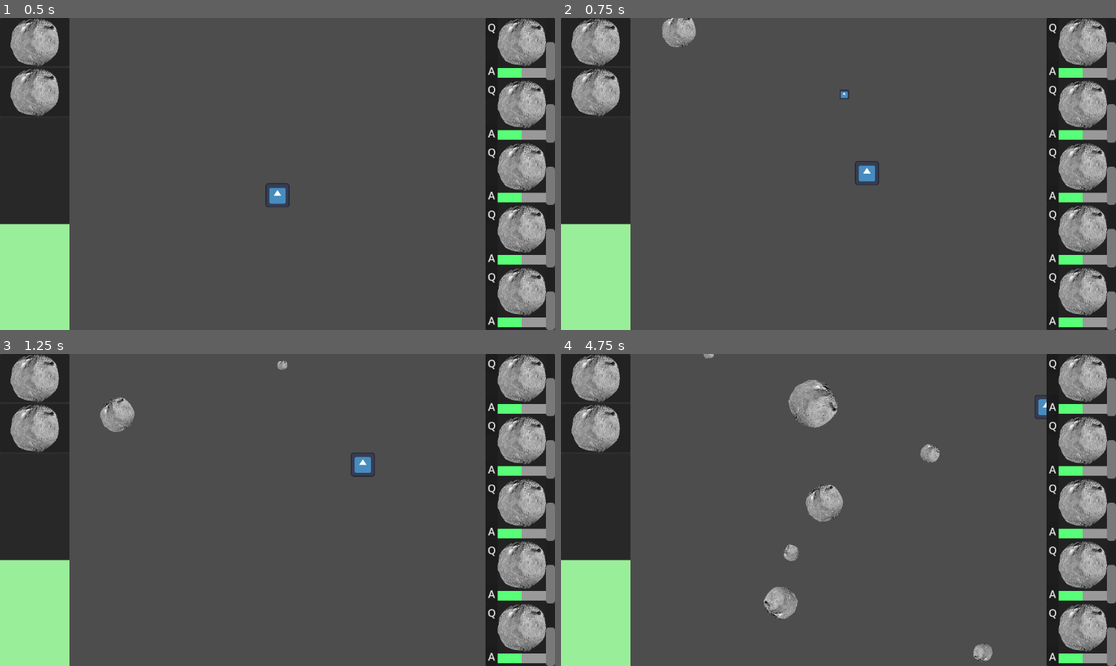
Above: before the commit, frames 1-4 (two rows, left to right).
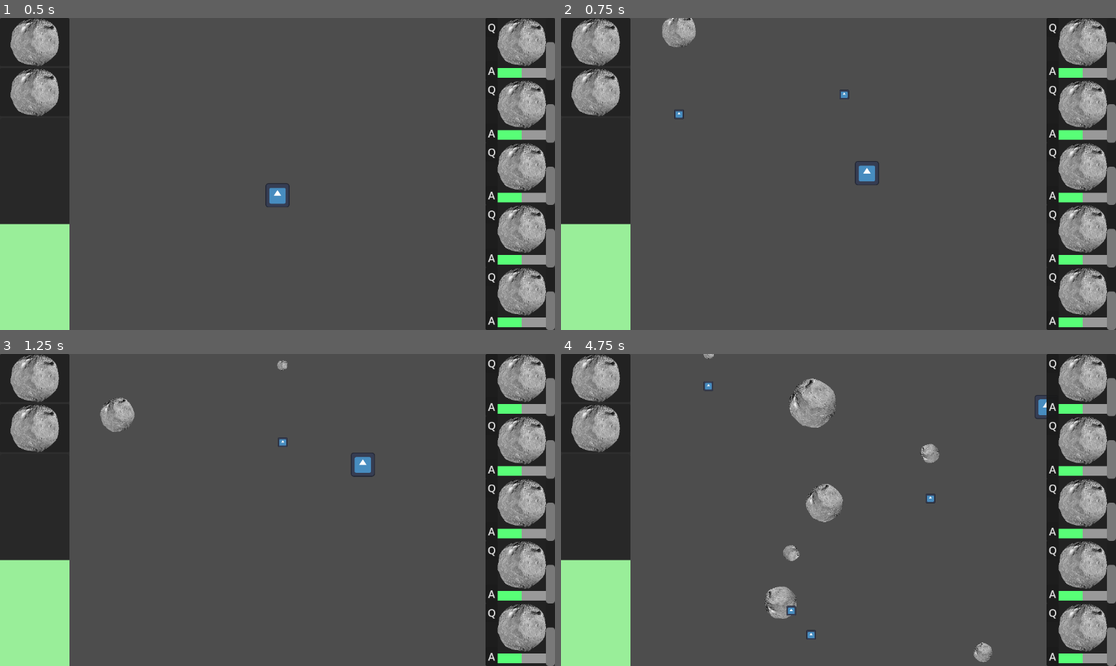
Above: after the commit, the same moments.

Repository: DigitsCodeCompendium/game.MJ198
Game: Godot game, scene res://scenes/game.tscn
The game is run twice, just before and just after one commit, with the same random seed, the same clock (stepped at 60 frames per second) and the same inputs. The engine's default icon, where the game draws it, is replaced by a stand-in: a white triangle on a blue panel in a dark square.
Inputs:
- Up to frame 1 (0.5 s): no input
- Up to frame 2 (0.75 s): click "Q" at 0.5 s
- Up to frame 3 (1.25 s): no input
- Up to frame 4 (4.75 s): click "A" at 1.25 s; click "Q" at 2 s; click "A" at 2.75 s; click "Q" at 3.5 s; click "A" at 4.25 s

Frame 1 is identical in both runs. In frame 2, less than 0.1% of the frame differs, in the area x 18-25%, y 0-33%; in frame 3, 0.2%; in frame 4, 1.5%, in the area x 25-78%, y 1-99%.

Commit message:
weapons now dont all share the same state

Diff:
--- a/project.godot
+++ b/project.godot
@@ -77,6 +77,11 @@
 "events": [Object(InputEventKey,"resource_local_to_scene":false,"resource_name":"","device":-1,"window_id":0,"alt_press …(191 unchanged characters)…
 ]
 }
+escape={
+"deadzone": 0.2,
+"events": [Object(InputEventKey,"resource_local_to_scene":false,"resource_name":"","device":-1,"window_id":0,"alt_pressed":false,"shift_pressed":false,"ctrl_pressed":false,"meta_pressed":false,"pressed":false,"keycode":0,"physical_keycode":4194305,"key_label":0,"unicode":0,"location":0,"echo":false,"script":null)
+]
+}
 
 [rendering]
 
--- a/resources/weapons/basic_gun.tres
+++ /dev/null
@@ -1,8 +0,0 @@
-[gd_resource type="Resource" script_class="BaseWeapon" load_steps=3 format=3 uid="uid://b1xeh35fgd78s"]
-
-[ext_resource type="PackedScene" uid="uid://cfr6dshc1ngsh" path="res://scenes/systems/weapons/basic_bullet.tscn" id="1_nytrh"]
-[ext_resource type="Script" uid="uid://cueeg24waj6we" path="res://scenes/systems/weapons/base_weapon.gd" id="2_n3wyw"]
-
-[resource]
-script = ExtResource("2_n3wyw")
-metadata/_custom_type_script = "uid://cueeg24waj6we"
--- a/resources/weapons/basic_gun_fast.tres
+++ /dev/null
@@ -1,11 +0,0 @@
-[gd_resource type="Resource" script_class="BaseWeapon" load_steps=2 format=3 uid="uid://oi4qn33nbk7i"]
-
-[ext_resource type="Script" uid="uid://cueeg24waj6we" path="res://scenes/systems/weapons/base_weapon.gd" id="2_4irjl"]
-
-[resource]
-script = ExtResource("2_4irjl")
-base_fire_rate = 5
-base_damage = null
-base_projectile_velocity = null
-base_projectile_size = null
-metadata/_custom_type_script = "uid://cueeg24waj6we"
--- /dev/null
+++ b/resources/weapons/basic_player_cannon.tres
@@ -0,0 +1,8 @@
+[gd_resource type="Resource" script_class="CannonWeapon" load_steps=3 format=3 uid="uid://dwg6trya8qcqf"]
+
+[ext_resource type="PackedScene" uid="uid://cfr6dshc1ngsh" path="res://scenes/systems/weapons/cannon/basic_bullet.tscn" id="1_jq2mo"]
+[ext_resource type="Script" uid="uid://ci7we2a0ieoim" path="res://scenes/systems/weapons/cannon/cannon_weapon.gd" id="2_f0xoq"]
+
+[resource]
+script = ExtResource("2_f0xoq")
+metadata/_custom_type_script = "uid://ci7we2a0ieoim"
--- /dev/null
+++ b/scenes/enemies/asteroid_with_gun.gd
@@ -0,0 +1,54 @@
+extends Node2D
+
+var velocity: Vector2
+var ang_velocity: float
+var health: float
+var base_health = 10
+
+# Called when the node enters the scene tree for the first time.
+func _ready() -> void:
+	connect("area_entered",_on_asteroid_collision)
+	$VisibleOnScreenNotifier2D.connect("screen_exited", _on_leave_screen)
+
+func launch(vel:Vector2, pos:Vector2, size:float) -> void:
+	self.position = pos
+	self.velocity = vel
+	self.scale = Vector2(size, size)
+	self.health = self.scale.x * base_health
+	self.ang_velocity = randf_range(-2, 2)
+
+# Called every frame. 'delta' is the elapsed time since the previous frame.
+func _process(delta: float) -> void:
+	position += velocity * delta
+	rotation += ang_velocity * delta
+
+func _on_leave_screen():
+	self.queue_free()
+
+func _on_asteroid_collision(area: Area2D):
+	if area.is_in_group("player") or area.is_in_group("player_projectile"):
+		if area.is_in_group("player_projectile"):
+			area.hit()
+
+		self.health -= 200
+
+		if self.health <= 0:
+			death()
+
+func death():
+	if self.scale.x > 3:
+		var fragments = floor(self.scale.length()) - 2
+		for i in fragments:
+			var new_velocity = Vector2(self.velocity.x*randf_range(-0.5,0.5)*ang_velocity*10,self.velocity.y*randf_range(0.5,0.8))
+			var new_position = self.position + Vector2(10*self.scale.x*randf_range(-1,1),10*self.scale.x*randf_range(-1,1))
+			var fragment = self.duplicate()
+			fragment.launch(new_velocity,new_position,self.scale.x/fragments)
+			get_parent().call_deferred("add_child",fragment)
+
+	var pickup = $PickupDropSource.create_pickup()
+	if pickup != null:
+		pickup.position = self.position + Vector2(10*self.scale.x*randf_range(-1,1),10*self.scale.x*randf_range(-1,1))
+		pickup.velocity = Vector2(self.velocity.x*randf_range(-0.5,0.5)*ang_velocity*10,self.velocity.y*randf_range(0.5,0.8))
+		get_parent().call_deferred("add_child", pickup)
+	#Play some sort of explosion effect
+	self.queue_free()
--- /dev/null
+++ b/scenes/enemies/asteroid_with_gun.tscn
@@ -0,0 +1,50 @@
+[gd_scene load_steps=10 format=3 uid="uid://wc042h4gthjf"]
+
+[ext_resource type="Script" uid="uid://c1phu48j835uk" path="res://scenes/enemies/asteroid_with_gun.gd" id="1_qaisc"]
+[ext_resource type="Texture2D" uid="uid://btjssuc8r2qjo" path="res://assets/asteroid.png" id="2_5rpwm"]
+[ext_resource type="PackedScene" uid="uid://bt83ghg2tyrgw" path="res://scenes/systems/weapons/weapon_system.tscn" id="3_5rpwm"]
+[ext_resource type="Script" uid="uid://dasya1uaepfuu" path="res://scenes/enemies/pickup_drop_source.gd" id="3_oum58"]
+[ext_resource type="PackedScene" uid="uid://bovffx1tta0x7" path="res://scenes/systems/enemy_ai/basic_shoot_ai.tscn" id="4_lsygd"]
+[ext_resource type="Resource" uid="uid://d7tayalcdvkw" path="res://scenes/pickups/pickup_content_power.tres" id="4_mgijr"]
+[ext_resource type="Resource" uid="uid://dwg6trya8qcqf" path="res://resources/weapons/basic_player_cannon.tres" id="6_mgijr"]
+
+[sub_resource type="SpriteFrames" id="SpriteFrames_6mo6b"]
+animations = [{
+"frames": [{
+"duration": 1.0,
+"texture": ExtResource("2_5rpwm")
+}],
+"loop": true,
+"name": &"default",
+"speed": 5.0
+}]
+
+[sub_resource type="CircleShape2D" id="CircleShape2D_t4se3"]
+
+[node name="AsteroidWithGun" type="Area2D" groups=["enemy"]]
+script = ExtResource("1_qaisc")
+
+[node name="AnimatedSprite2D" type="AnimatedSprite2D" parent="."]
+position = Vector2(-6.16312e-05, -0.03125167)
+scale = Vector2(0.03044159, 0.03836042)
+sprite_frames = SubResource("SpriteFrames_6mo6b")
+
+[node name="CollisionShape2D" type="CollisionShape2D" parent="."]
+shape = SubResource("CircleShape2D_t4se3")
+
+[node name="VisibleOnScreenNotifier2D" type="VisibleOnScreenNotifier2D" parent="."]
+
+[node name="PickupDropSource" type="Node2D" parent="."]
+script = ExtResource("3_oum58")
+drop_table = Dictionary[Resource, int]({
+null: 80,
+ExtResource("4_mgijr"): 20
+})
+
+[node name="Systems" type="Node" parent="."]
+
+[node name="WeaponSystem" parent="Systems" instance=ExtResource("3_5rpwm")]
+current_weapon = ExtResource("6_mgijr")
+
+[node name="BasicShootAi" parent="Systems" node_paths=PackedStringArray("weapon_system") instance=ExtResource("4_lsygd")]
+weapon_system = NodePath("../WeaponSystem")
--- a/scenes/game.gd
+++ b/scenes/game.gd
@@ -1,14 +1,9 @@
 extends Node2D
 
-var asteroid_scene = preload("res://scenes/enemies/asteroid.tscn")
+var asteroid_scene = preload("res://scenes/enemies/asteroid_with_gun.tscn")
 var playable_margins: float
 @export var spawn_timer = 0.5 #spawn timer of asteroids in seconds
 var spawn_timer_time = 0
-
-# Called when the node enters the scene tree for the first time.
-func _ready() -> void:
-	pass # Replace with function body.
-
 
 # Called every frame. 'delta' is the elapsed time since the previous frame.
 func _process(delta: float) -> void:
--- a/scenes/game.tscn
+++ b/scenes/game.tscn
@@ -2,13 +2,14 @@
 
 [ext_resource type="Script" uid="uid://bnrs5mhd1ryqc" path="res://scenes/game.gd" id="1_yqjtg"]
 [ext_resource type="PackedScene" uid="uid://cng1hdh4kuxrw" path="res://scenes/player.tscn" id="2_lnu2h"]
-[ext_resource type="PackedScene" uid="uid://bw2b7f2rjeelw" path="res://scenes/user_interface.tscn" id="3_lnu2h"]
 [ext_resource type="Script" uid="uid://cvklcq5dvemhq" path="res://scenes/speed_control.gd" id="3_lbhrr"]
+[ext_resource type="PackedScene" path="res://scenes/user_interface.tscn" id="3_lnu2h"]
 
 [node name="Game" type="Node2D"]
 script = ExtResource("1_yqjtg")
 
 [node name="Player" parent="." instance=ExtResource("2_lnu2h")]
+unique_name_in_owner = true
 
 [node name="SpeedControl" type="Node" parent="."]
 script = ExtResource("3_lbhrr")
--- a/scenes/player.gd
+++ b/scenes/player.gd
@@ -5,6 +5,8 @@
 
 # Called when the node enters the scene tree for the first time.
 func _ready() -> void:
+	Input.mouse_mode = Input.MOUSE_MODE_CONFINED
+
 	connect("area_entered", _on_player_collide)
 
 	# set default pos on the screen on startup
@@ -14,6 +16,11 @@
 
 # Called every frame. 'delta' is the elapsed time since the previous frame.
 func _process(delta: float) -> void:
+	if Input.is_action_just_pressed("escape"):
+		Input.mouse_mode = Input.MOUSE_MODE_VISIBLE
+	elif Input.is_action_just_pressed("shoot"):
+		Input.mouse_mode = Input.MOUSE_MODE_CONFINED
+
 	var velocity = Vector2(0, 0)
 	var mouse_pos = get_viewport().get_mouse_position()
 	var difference = mouse_pos - position
@@ -22,7 +29,8 @@
 	velocity = (difference.normalized()*speed*delta)
 	velocity = velocity.limit_length(max_speed)
 
-	position += velocity
+	if Input.mouse_mode == Input.MOUSE_MODE_CONFINED:
+		position += velocity
 	var margins = get_parent().playable_margins
 	#Clamp player to the screen
 	position.x = clamp(position.x,margins,get_viewport().size.x-margins)
--- a/scenes/player.tscn
+++ b/scenes/player.tscn
@@ -1,10 +1,12 @@
-[gd_scene load_steps=8 format=3 uid="uid://cng1hdh4kuxrw"]
+[gd_scene load_steps=11 format=3 uid="uid://cng1hdh4kuxrw"]
 
 [ext_resource type="Script" uid="uid://bvnk4w5l7f20d" path="res://scenes/player.gd" id="1_3vyb7"]
 [ext_resource type="Texture2D" uid="uid://cfr0rhexv1n2a" path="res://assets/icon.svg" id="2_g2els"]
 [ext_resource type="PackedScene" uid="uid://bt83ghg2tyrgw" path="res://scenes/systems/weapons/weapon_system.tscn" id="3_dqkch"]
+[ext_resource type="PackedScene" uid="uid://cfr6dshc1ngsh" path="res://scenes/systems/weapons/cannon/basic_bullet.tscn" id="4_fjrip"]
 [ext_resource type="PackedScene" uid="uid://b5k51vab0hjpc" path="res://scenes/systems/modules/module_system.tscn" id="4_qlg0r"]
 [ext_resource type="PackedScene" uid="uid://ckkccjr144hjs" path="res://scenes/systems/power/power_system.tscn" id="5_qlg0r"]
+[ext_resource type="Script" uid="uid://ci7we2a0ieoim" path="res://scenes/systems/weapons/cannon/cannon_weapon.gd" id="5_smehm"]
 
 [sub_resource type="SpriteFrames" id="SpriteFrames_qhqgy"]
 animations = [{
@@ -20,6 +22,10 @@
 [sub_resource type="RectangleShape2D" id="RectangleShape2D_g2els"]
 size = Vector2(50, 50)
 
+[sub_resource type="Resource" id="Resource_ur7pv"]
+script = ExtResource("5_smehm")
+metadata/_custom_type_script = "uid://ci7we2a0ieoim"
+
 [node name="Player" type="Area2D" groups=["player"]]
 script = ExtResource("1_3vyb7")
 
@@ -31,9 +37,12 @@
 [node name="CollisionShape2D" type="CollisionShape2D" parent="."]
 shape = SubResource("RectangleShape2D_g2els")
 
-[node name="Systems" type="Node2D" parent="."]
+[node name="Systems" type="Node" parent="."]
 
-[node name="WeaponSystem" parent="Systems" instance=ExtResource("3_dqkch")]
+[node name="WeaponSystem" parent="Systems" node_paths=PackedStringArray("module_system") instance=ExtResource("3_dqkch")]
+belongs_to_player = true
+current_weapon = SubResource("Resource_ur7pv")
+module_system = NodePath("../ModuleSystem")
 
 [node name="ModuleSystem" parent="Systems" node_paths=PackedStringArray("power_system") instance=ExtResource("4_qlg0r")]
 power_system = NodePath("../PowerSystem")
--- /dev/null
+++ b/scenes/systems/enemy_ai/basic_shoot_ai.gd
@@ -0,0 +1,8 @@
+extends Node
+
+@export
+var weapon_system: WeaponSystem
+
+# Called every frame. 'delta' is the elapsed time since the previous frame.
+func _process(_delta: float) -> void:
+	weapon_system.fire(Vector2.DOWN)
--- /dev/null
+++ b/scenes/systems/enemy_ai/basic_shoot_ai.tscn
@@ -0,0 +1,6 @@
+[gd_scene load_steps=2 format=3 uid="uid://bovffx1tta0x7"]
+
+[ext_resource type="Script" uid="uid://bctmbdqje3k8t" path="res://scenes/systems/enemy_ai/basic_shoot_ai.gd" id="1_o4f8h"]
+
+[node name="BasicShootAi" type="Node"]
+script = ExtResource("1_o4f8h")
--- a/scenes/systems/modules/base_module.gd
+++ b/scenes/systems/modules/base_module.gd
@@ -1,4 +1,4 @@
-extends Resource
+extends Node
 class_name BaseModule
 
 @export var activation_power: int
--- a/scenes/systems/modules/module_system.gd
+++ b/scenes/systems/modules/module_system.gd
@@ -1,4 +1,4 @@
-extends Node2D
+extends Node
 class_name ModuleSystem
 
 signal module_updated(slot: int, module: ModuleSystem)
--- a/scenes/systems/modules/module_system.tscn
+++ b/scenes/systems/modules/module_system.tscn
@@ -2,5 +2,5 @@
 
 [ext_resource type="Script" uid="uid://bdefd5knu3tue" path="res://scenes/systems/modules/module_system.gd" id="1_x0fty"]
 
-[node name="ModuleSystem" type="Node2D"]
+[node name="ModuleSystem" type="Node"]
 script = ExtResource("1_x0fty")
--- a/scenes/systems/weapons/base_weapon.gd
+++ /dev/null
@@ -1,28 +0,0 @@
-extends Shootable
-class_name BaseWeapon
-
-@export var bullet_scene = preload("res://scenes/systems/weapons/basic_bullet.tscn")
-@export var base_fire_rate = 1
-@export var base_damage = 1
-@export var base_projectile_velocity = 1000
-@export var base_projectile_size = 1
-var max_cooldown = 1
-
-var _cooldown: float = 0
-
-func fire_weapon(weapon_system: WeaponSystem, module_system: ModuleSystem) -> bool:
-	if _cooldown == 0:
-		_fire(weapon_system, module_system)
-		var firerate = base_fire_rate * (1 + module_system.get_module_property("weapon_firerate"))
-		_cooldown = max_cooldown / firerate
-		return true
-	return false
-
-func _fire(weapon_system: WeaponSystem, _module_system: ModuleSystem) -> void:
-	var bullet = bullet_scene.instantiate()
-	weapon_system.get_tree().current_scene.add_child(bullet)
-	bullet.launch(Vector2(0, -1 * self.base_projectile_velocity), weapon_system.owner.position, self.base_projectile_size, self.base_damage)
-
-func cooldown_weapon(amount) -> void:
-	_cooldown -= amount
-	_cooldown = clamp(_cooldown, 0 , max_cooldown)
--- a/scenes/systems/weapons/basic_bullet.gd
+++ b/scenes/systems/weapons/cannon/basic_bullet.gd
@@ -12,7 +12,8 @@
 func _process(delta: float) -> void:
 	position += velocity * delta
 
-func launch(vel:Vector2, pos:Vector2, size:float, dmg:int) -> void:
+func launch(vel:Vector2, pos:Vector2, size:float, dmg:int, group:String) -> void:
+	self.add_to_group(group)
 	self.position = pos
 	self.velocity = vel
 	self.scale = Vector2(size, size)
--- a/scenes/systems/weapons/basic_bullet.tscn
+++ b/scenes/systems/weapons/cannon/basic_bullet.tscn
@@ -1,11 +1,11 @@
 [gd_scene load_steps=4 format=3 uid="uid://cfr6dshc1ngsh"]
 
 [ext_resource type="Texture2D" uid="uid://cfr0rhexv1n2a" path="res://assets/icon.svg" id="1_hc5j7"]
-[ext_resource type="Script" uid="uid://mxhhnccuqqmg" path="res://scenes/systems/weapons/basic_bullet.gd" id="1_kewi4"]
+[ext_resource type="Script" uid="uid://mxhhnccuqqmg" path="res://scenes/systems/weapons/cannon/basic_bullet.gd" id="1_kewi4"]
 
 [sub_resource type="CircleShape2D" id="CircleShape2D_kewi4"]
 
-[node name="BasicBullet" type="Area2D" groups=["player_projectile"]]
+[node name="BasicBullet" type="Area2D"]
 script = ExtResource("1_kewi4")
 
 [node name="Sprite2D" type="Sprite2D" parent="."]
--- /dev/null
+++ b/scenes/systems/weapons/cannon/cannon_state.gd
@@ -0,0 +1,4 @@
+extends ShootableState
+class_name CannonState
+
+var cooldown: float
--- /dev/null
+++ b/scenes/systems/weapons/cannon/cannon_weapon.gd
@@ -0,0 +1,38 @@
+extends Shootable
+class_name CannonWeapon
+
+@export var bullet_scene = preload("res://scenes/systems/weapons/cannon/basic_bullet.tscn")
+@export var base_fire_rate = 1
+@export var base_damage = 1
+@export var base_projectile_velocity = 1000
+@export var base_projectile_size = 1
+const MAX_COOLDOWN = 1
+
+func init_weapon_state() -> ShootableState:
+	return CannonState.new()
+
+func fire_weapon(dir: Vector2, weapon_system: WeaponSystem, weapon_state:ShootableState) -> bool:
+	if weapon_state.cooldown == 0:
+		_fire(dir, weapon_system)
+		var firerate = base_fire_rate
+		if weapon_system.module_system != null:
+			firerate *= (1 + weapon_system.module_system.get_module_property("weapon_firerate"))
+		weapon_state.cooldown = MAX_COOLDOWN / firerate
+		return true
+	return false
+
+func _fire(dir:Vector2, weapon_system: WeaponSystem) -> void:
+	var bullet = bullet_scene.instantiate()
+	weapon_system.get_tree().current_scene.add_child(bullet)
+
+	var group
+	if weapon_system.belongs_to_player:
+		group = "player_projectile"
+	else:
+		group = "enemy_projectile"
+
+	bullet.launch(self.base_projectile_velocity * dir.normalized(), weapon_system.owner.position, self.base_projectile_size, self.base_damage, group)
+
+func cooldown_weapon(delta:float, weapon_state:ShootableState) -> void:
+	weapon_state.cooldown -= delta
+	weapon_state.cooldown = clamp(weapon_state.cooldown, 0 , MAX_COOLDOWN)
--- a/scenes/systems/weapons/shootable.gd
+++ b/scenes/systems/weapons/shootable.gd
@@ -3,7 +3,10 @@
 class_name Shootable
 
 @abstract
-func fire_weapon(weapon_system:WeaponSystem, module_system:ModuleSystem) -> bool
+func fire_weapon(dir: Vector2, weapon_system:WeaponSystem, weapon_state:ShootableState) -> bool
 
 @abstract
-func cooldown_weapon(amount: float) -> void
+func cooldown_weapon(delta: float, weapon_state:ShootableState) -> void
+
+@abstract
+func init_weapon_state() -> ShootableState
--- /dev/null
+++ b/scenes/systems/weapons/shootable_state.gd
@@ -0,0 +1,2 @@
+extends RefCounted
+class_name ShootableState
--- a/scenes/systems/weapons/weapon_system.gd
+++ b/scenes/systems/weapons/weapon_system.gd
@@ -1,30 +1,42 @@
-extends Node2D
+extends Node
 class_name WeaponSystem
 
 @export var belongs_to_player = false
-@export var weapon: Shootable = preload("res://resources/weapons/basic_gun.tres")
+@export var current_weapon: Shootable
+@export var module_system: ModuleSystem
+
+var weapon_state: ShootableState
+
 var has_weapon: bool:
 	get:
-		return weapon != null
+		return current_weapon != null
 
-var module_system: Node
 var modules_exist: bool:
 	get:
 		return module_system != null
 
-# Called when the node enters the scene tree for the first time.
 func _ready() -> void:
-	module_system = get_node("../ModuleSystem")
+	if has_weapon:
+		set_weapon(current_weapon)
 
 func _process(delta: float) -> void:
 	if has_weapon:
-		weapon.cooldown_weapon(1 * delta)
+		current_weapon.cooldown_weapon(delta, weapon_state)
 
-	if Input.is_action_pressed("shoot"):
-		self.fire()
+	if belongs_to_player:
+		if Input.is_action_pressed("shoot"):
+			self.fire(Vector2.UP)
 
-func fire() -> bool:
+func fire(dir:Vector2) -> bool:
 	if has_weapon:
-		weapon.fire_weapon(self, module_system)
+		current_weapon.fire_weapon(dir, self, weapon_state)
 		return true
 	return false
+
+func remove_weapon() -> void:
+	current_weapon = null
+	weapon_state = null
+
+func set_weapon(weapon:Shootable) -> void:
+	current_weapon = weapon
+	weapon_state = weapon.init_weapon_state()
--- a/scenes/systems/weapons/weapon_system.tscn
+++ b/scenes/systems/weapons/weapon_system.tscn
@@ -2,5 +2,5 @@
 
 [ext_resource type="Script" uid="uid://bhkigmfchqy7d" path="res://scenes/systems/weapons/weapon_system.gd" id="1_iwijl"]
 
-[node name="WeaponSystem" type="Node2D"]
+[node name="WeaponSystem" type="Node"]
 script = ExtResource("1_iwijl")
Not shown, added: scenes/enemies/asteroid_with_gun.gd.uid
Not shown, added: scenes/systems/enemy_ai/basic_shoot_ai.gd.uid
Not shown, removed: scenes/systems/weapons/base_weapon.gd.uid
Renamed: scenes/systems/weapons/basic_bullet.gd.uid -> scenes/systems/weapons/cannon/basic_bullet.gd.uid
Not shown, added: scenes/systems/weapons/cannon/cannon_state.gd.uid
Not shown, added: scenes/systems/weapons/cannon/cannon_weapon.gd.uid
Not shown, added: scenes/systems/weapons/shootable_state.gd.uid
